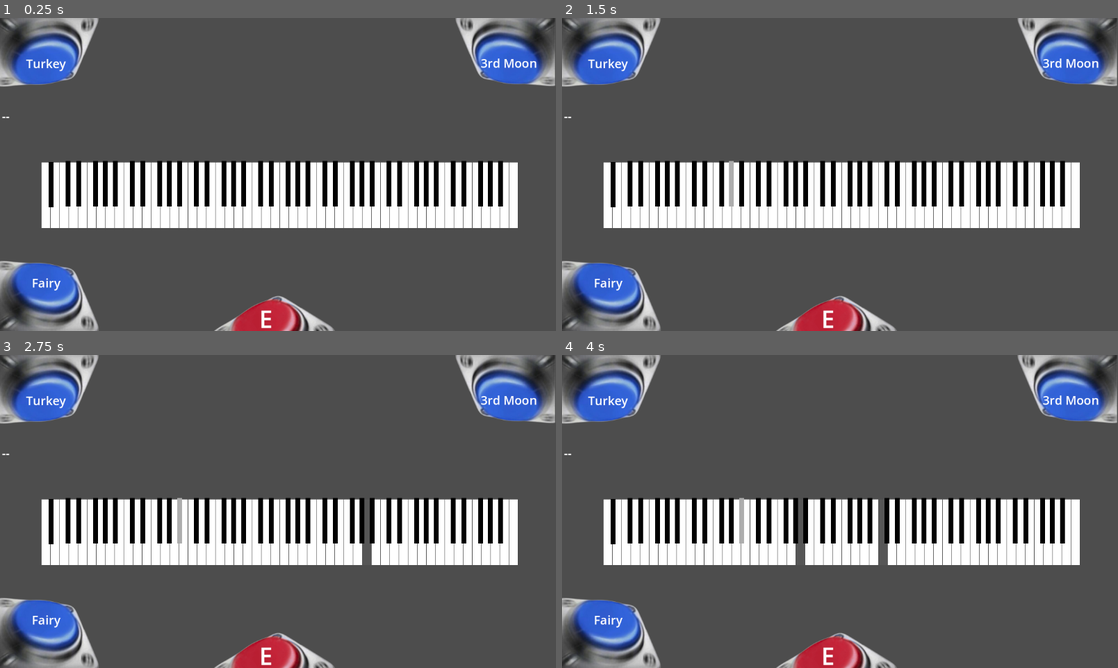
Above: before the commit, frames 1-4 (two rows, left to right).
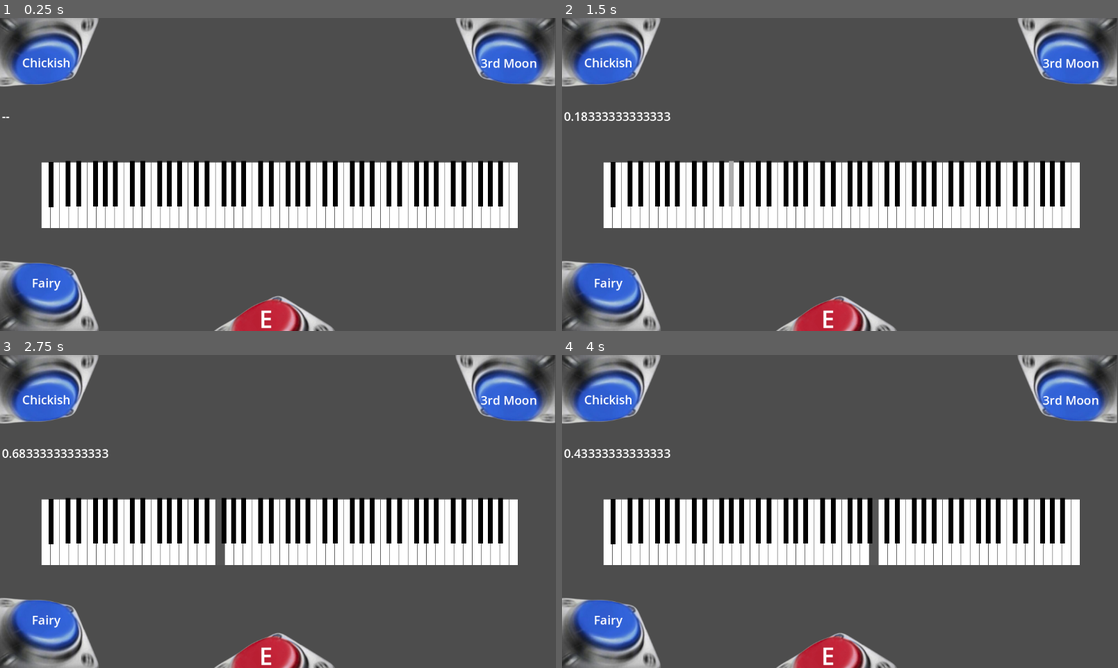
Above: after the commit, the same moments.

Repository: Luminocents/hjonkle
Game: Godot game, scene res://node_2d.tscn
Two runs of this game, one before a commit and one after it. Both use one fixed random seed, a clock stepped at 60 frames per second and the inputs below. Sound files missing from this copy of the repository are replaced by a short silence.
Inputs:
- Up to frame 1 (0.25 s): no input
- Up to frame 2 (1.5 s): click "Turkey" (after the commit: "Chickish") at 0.5 s; click "3rd Moon" at 1.25 s
- Up to frame 3 (2.75 s): click "Fairy" at 2 s
- Up to frame 4 (4 s): click "E" at 2.75 s; click "Turkey" (after the commit: "Chickish") at 3.5 s

The runs differ from the first frame. In frame 1, 0.2% of the frame differs, in the area x 4-13%, y 12-18%; in frame 2, 0.4%; in frame 3, 1.1%; in frame 4, 1.4%, in the area x 0-59%, y 12-68%.

Commit message:
dtuff
ehee hee

Diff:
--- a/PianoProject/node_2d.tscn
+++ b/PianoProject/node_2d.tscn
@@ -324,8 +324,6 @@
 [node name="Music" type="AudioStreamPlayer2D" parent="."]
 stream = ExtResource("4_q513a")
 
-[node name="MusicTimer" type="Timer" parent="Music"]
-
 [node name="Timer" type="Timer" parent="."]
 
 [node name="turkeybutton" type="TextureButton" parent="."]
@@ -339,12 +337,12 @@
 
 [node name="Label" type="Label" parent="turkeybutton"]
 layout_mode = 0
-offset_left = 56.0
-offset_top = 80.0
-offset_right = 138.0
-offset_bottom = 115.0
+offset_left = 48.0
+offset_top = 78.0
+offset_right = 148.0
+offset_bottom = 113.0
 theme_override_font_sizes/font_size = 25
-text = "Turkey"
+text = "Chickish"
 
 [node name="Moon Button" type="TextureButton" parent="."]
 offset_left = 942.0
--- a/PianoProject/peeScript.gd
+++ b/PianoProject/peeScript.gd
@@ -2,7 +2,14 @@
 
 var prevKey = 0
 var nopes = {}
-var time_accuracy = 0.1
+var time_accuracy = .1
+var timerStart = false
+var timer = 0
+
+func _process(delta: float) -> void:
+	if timerStart:
+		timer += delta
+		$Label.text = str(timer)
 
 func _ready():
 	OS.open_midi_inputs()
@@ -29,7 +36,7 @@
 		_print_midi_info(input_event)
 
 func _on_timer_timeout():
-	var time_of_song = str(snapped($Music.get_playback_position(), time_accuracy))
+	var time_of_song = str(snapped(timer, time_accuracy))
 
 	if nopes.has(time_of_song):
 		play_notes(nopes[time_of_song])
@@ -101,7 +108,8 @@
 	for track in music_json["tracks"]:
 		for nope in track["notes"]:
 			add_note_to_main_array(nope)
-	$Music.play()
+	timerStart = true
+	timer = 0
 	$Music.volume_db = -100
 	$Timer.start(time_accuracy)
 
--- a/PianoProject/pianoKey.gd
+++ b/PianoProject/pianoKey.gd
@@ -1,6 +1,7 @@
 extends Node2D
 
 var music = AudioStreamPlayer2D.new()
+var stream
 var timer = Timer.new()
 var fading = false
 var strang
@@ -8,28 +9,25 @@
 
 func _ready() -> void:
 	strang = str(int($AnimatedSprite2D.get_parent().name.get_slice("key", 1)) + 1)
-	var stream = load("pianoKeySounds/" + strang + ".mp3")
+	stream = load("pianoKeySounds/" + strang + ".mp3")
 	music.set_stream(stream)
-	music.max_polyphony = 2
+	music.max_polyphony = 88
 	$AnimatedSprite2D.get_parent().add_child(music)
 	$AnimatedSprite2D.get_parent().add_child(timer)
 	timer.timeout.connect(_on_timer_timeout)
 
 func _process(delta: float) -> void:
 	pass
-	#if fading:
-		#music.volume_db += -.01 * noteDuration - .01
-		#
-		#if music.volume_db <= -80:
-			#fading = false
+	#while fading and music.volume_db >= -20:
+		#music.volume_db -= snapped(noteDuration, .1) + .1
 
 
 func key_on(duration, velocity):
+	music.play()
+	timer.start(duration)
 	$AnimatedSprite2D.animation = "on"
 	music.volume_db = -15 + (15 * velocity)
 	noteDuration = duration
-	music.play()
-	timer.start(duration)
 
 
 func _on_timer_timeout() -> void:
@@ -37,9 +35,12 @@
 	fading = true
 
 func key_click():
+	music = AudioStreamPlayer2D.new()
+	music.set_stream(stream)
+	$AnimatedSprite2D.get_parent().add_child(music)
+
 	$AnimatedSprite2D.animation = "on"
 	music.volume_db = 0
-	print(strang)
 	music.play()
 
 func key_clickOut():
--- a/PianoProject/pianoKey.tscn
+++ b/PianoProject/pianoKey.tscn
@@ -35,6 +35,4 @@
 [node name="CollisionPolygon2D" type="CollisionPolygon2D" parent="AnimatedSprite2D/Area2D"]
 polygon = PackedVector2Array(-4, 25, 2, 25, 6, 25, 9, 25, 9, 68, -9, 68, -9, 25, -6, 25)
 
-[node name="AudioStreamPlayer2D" type="AudioStreamPlayer2D" parent="."]
-
 [connection signal="input_event" from="AnimatedSprite2D/Area2D" to="." method="_on_area_2d_input_event"]
--- a/PianoProject/pianoKeySharp.tscn
+++ b/PianoProject/pianoKeySharp.tscn
@@ -36,7 +36,4 @@
 scale = Vector2(0.459224, 4.70778)
 polygon = PackedVector2Array(-10.8879, -9.98347, 10.8879, -9.98347, 10.8879, 9.98347, -10.8879, 9.98347)
 
-[node name="AudioStreamPlayer2D" type="AudioStreamPlayer2D" parent="."]
-attenuation = 2.37841
-
 [connection signal="input_event" from="AnimatedSprite2D/Area2D" to="." method="_on_area_2d_input_event"]
Binary file added: PianoProject/Pee.apple-touch-icon.png
Not shown, added: PianoProject/Pee.apple-touch-icon.png.import
Binary file added: PianoProject/Pee.icon.png
Not shown, added: PianoProject/Pee.icon.png.import
Binary file added: PianoProject/Pee.png
Not shown, added: PianoProject/Pee.png.import
Binary file added: PianoProject/PianoProjectHTML/Pee.apple-touch-icon.png
Not shown, added: PianoProject/PianoProjectHTML/Pee.apple-touch-icon.png.import
Binary file added: PianoProject/PianoProjectHTML/Pee.icon.png
Not shown, added: PianoProject/PianoProjectHTML/Pee.icon.png.import
Binary file added: PianoProject/PianoProjectHTML/Pee.png
Not shown, added: PianoProject/PianoProjectHTML/Pee.png.import
(and 21 more such lines)
